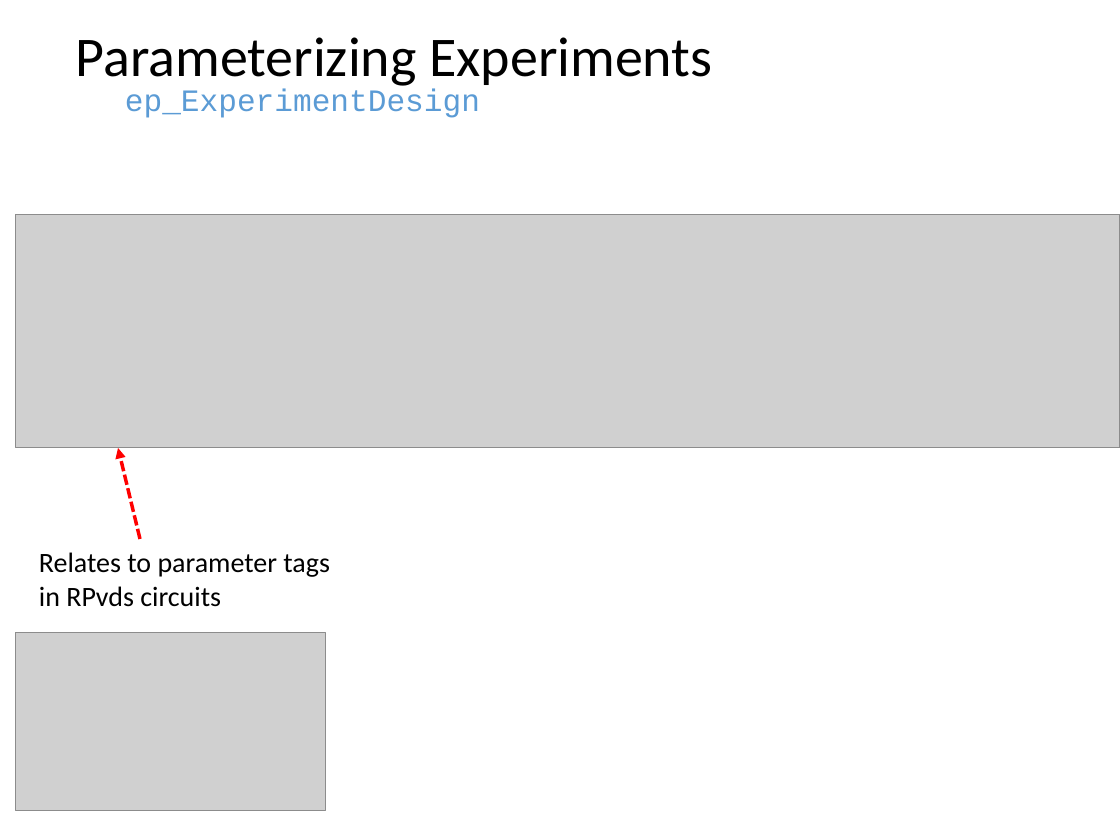
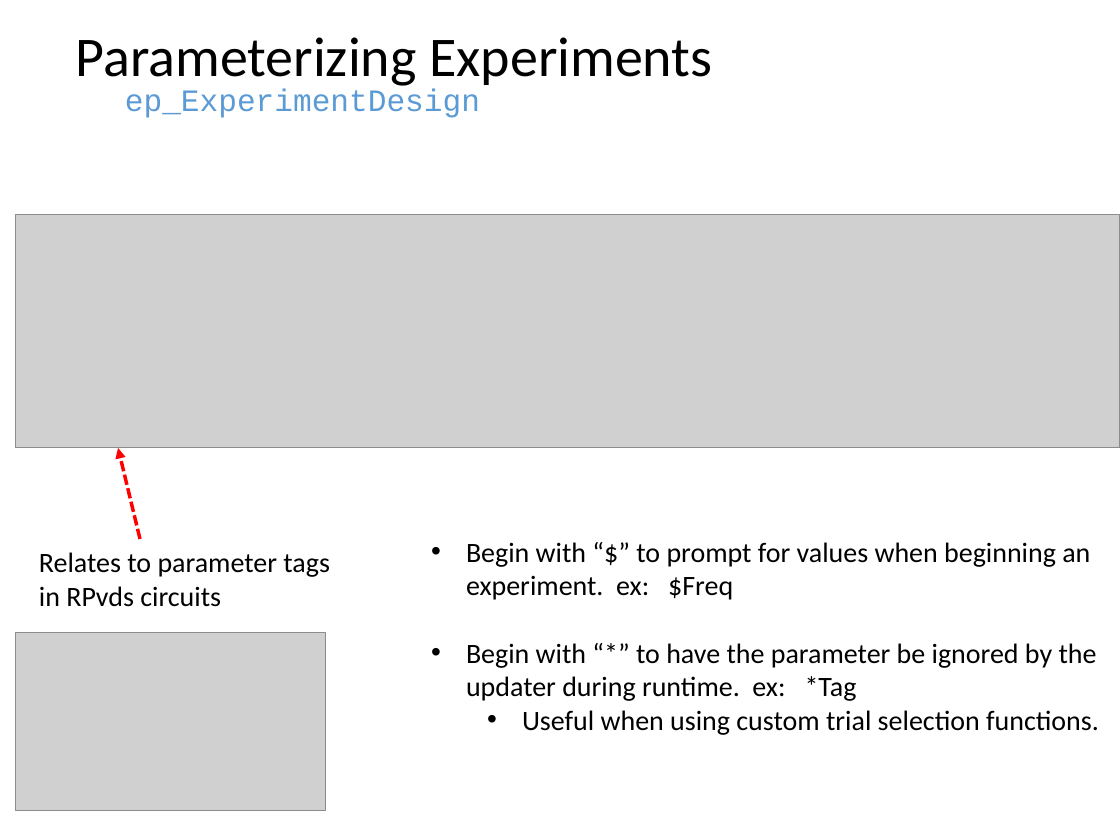
Before and after one commit to dstolz/epsych, a slide deck: slide 13 of trunk/Intro_to_ElectroPsych_Toolbox.pptx. Drawn at 1120x840 pixels with LibreOffice and Linux fonts; fonts in the diff are those of the drawing; grey boxes stand for pictures. Boxes give left, top, right and bottom in pixels: in the first picture for what was removed or moved away, otherwise in the second. Text is boxed around its words. In the diff, an @@ line names an element or a change of style, - is before the commit and + after.

```diff
--- a/trunk/Intro_to_ElectroPsych_Toolbox.pptx
+++ b/trunk/Intro_to_ElectroPsych_Toolbox.pptx
@@ text added at [466,542,1099,735], 18 pt, text #000000 @@
+• Begin with “$” to prompt for values when beginning an experiment. ex: $Freq
+• Begin with “*” to have the parameter be ignored by the updater during runtime. ex: *Tag
+  • Useful when using custom trial selection functions.
```
Also in this commit, not shown: 1 slide added.
